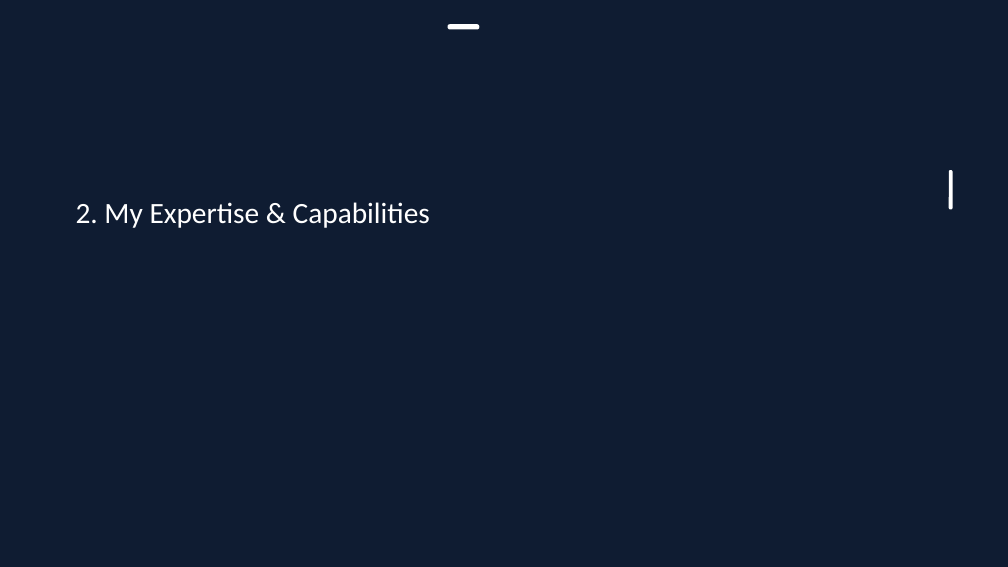
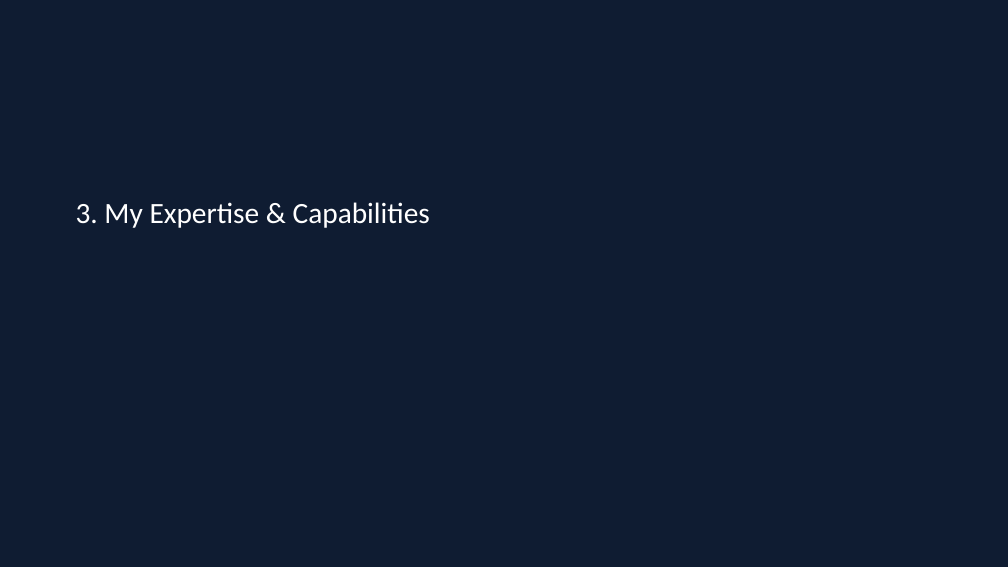
Before and after one commit to omarsaab96/portfolio, a slide deck: slide 7 of omarsaab_portfolio.pptx (slide 6 before the commit). Drawn at 1008x567 pixels with LibreOffice and Linux fonts; fonts in the diff are those of the drawing; background and template pictures are left out; a plain dark background stands for a picture behind light text. Boxes give left, top, right and bottom in pixels: in the first picture for what was removed or moved away, otherwise in the second. Text is boxed around its words. In the diff, an @@ line names an element or a change of style, - is before the commit and + after.

```diff
--- a/omarsaab_portfolio.pptx
+++ b/omarsaab_portfolio.pptx
@@ rounded rectangle removed at <box>448,24,479,29</box> @@
@@ rounded rectangle removed at <box>949,170,953,209</box> @@
@@ text at <box>76,202,430,228</box>: text changed @@
-2. My Expertise & Capabilities
+3. My Expertise & Capabilities
```
Also in this commit, not shown: 13 other slides changed, 5 slides added, 1 other file.
